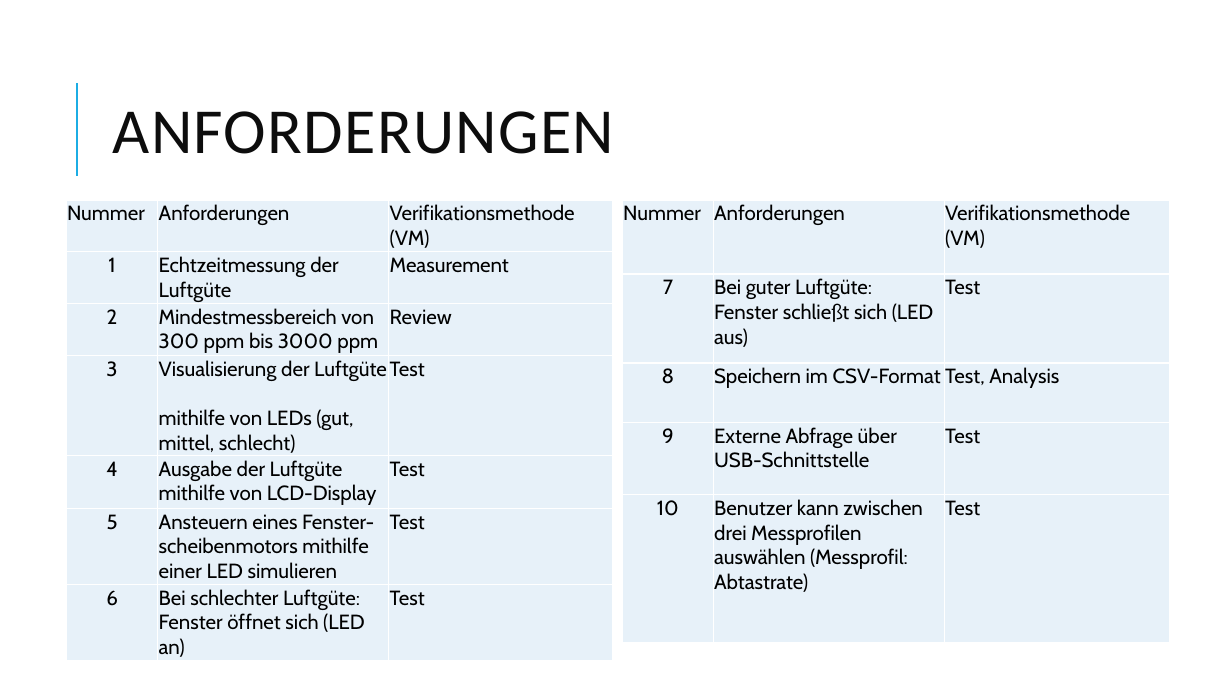
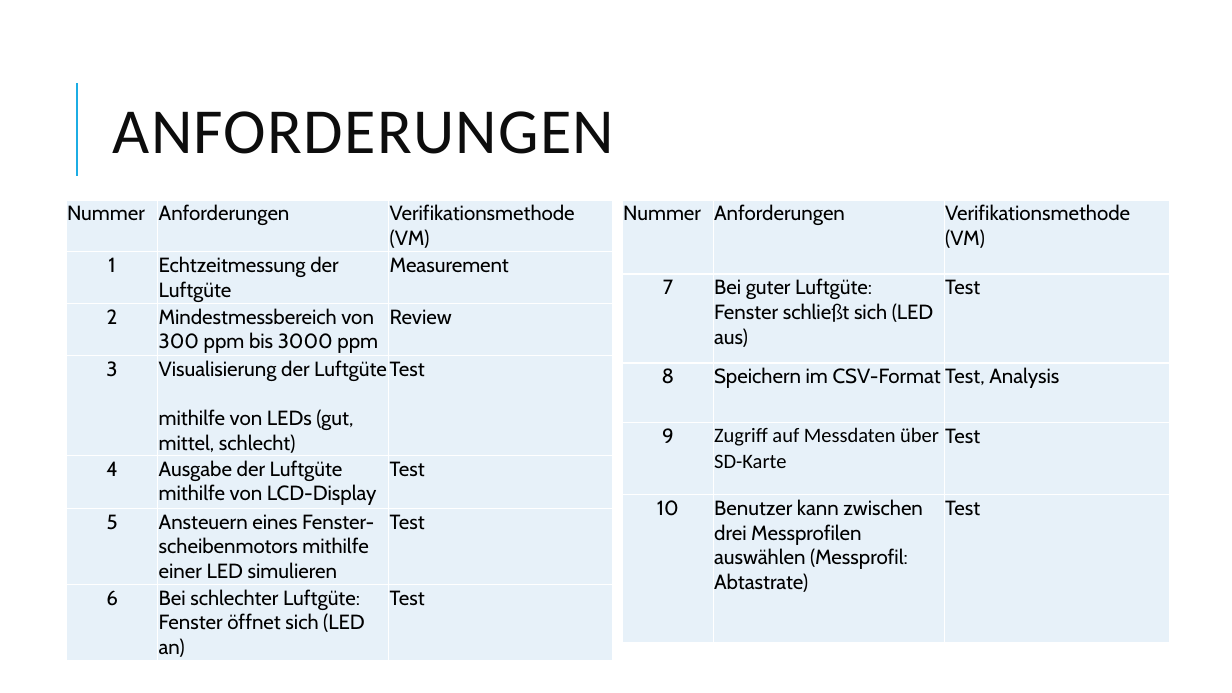
Before and after one commit to johannesdhbw/MC_Projekt, a slide deck: slide 4 of Präsentation/Microcomputertechnik.pptx. Drawn at 1232x693 pixels with LibreOffice and Linux fonts; fonts in the diff are those of the drawing. Boxes give left, top, right and bottom in pixels: in the first picture for what was removed or moved away, otherwise in the second. Text is boxed around its words. In the diff, an @@ line names an element or a change of style, - is before the commit and + after.

Commit message:
praesi anforderungen

```diff
--- a/Präsentation/Microcomputertechnik.pptx
+++ b/Präsentation/Microcomputertechnik.pptx
@@ table at [623,200,1170,642] @@
-row 4, column 2: Externe Abfrage über USB-Schnittstelle
+row 4, column 2: Zugriff auf Messdaten über SD-Karte
```
Also in this commit, not shown: 1 other slide changed.
